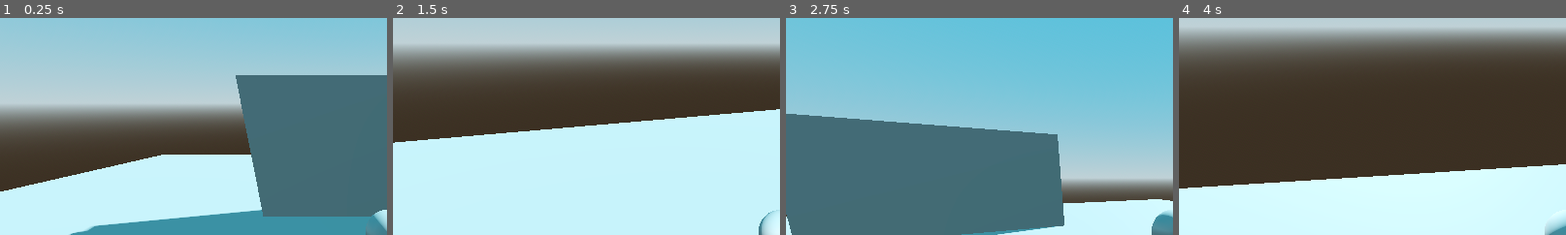
Above: before the commit, frames 1-4 (left to right).
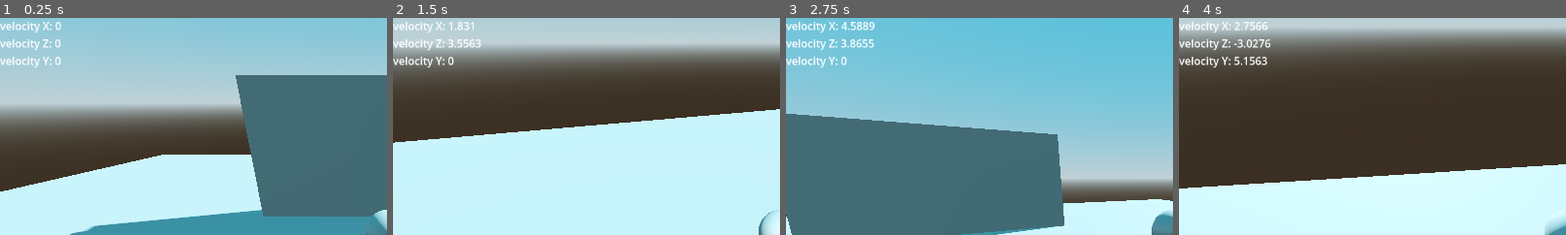
Above: after the commit, the same moments.

Repository: legacynical/ultimate-godot-intro-3d
Game: Godot game, scene res://scenes/levels/level.tscn
The game is run twice, just before and just after one commit, with the same random seed, the same clock (stepped at 60 frames per second) and the same inputs. The engine's default icon, where the game draws it, is replaced by a stand-in: a white triangle on a blue panel in a dark square.
Inputs (mouse positions are % of the whole screen's width and height, from its top left):
- Up to frame 1 (0.25 s): no input
- Up to frame 2 (1.5 s): tap Enter (ui_accept) at 0.5 s; move the mouse to (72, 45) at 0.52 s; hold D (right) 0.53-1.28 s; hold Ctrl (run) 0.53-1.28 s; tap Space (jump) at 0.77 s; move the mouse to (30, 55) at 1.27 s; hold S (backward) from 1.28 s (still down); tap Ctrl (run) at 1.35 s
- Up to frame 3 (2.75 s): tap Space (jump) at 1.52 s; move the mouse to (60, 28) at 2.02 s; release S (backward) at 2.03 s; hold D (right) from 2.03 s (still down); hold Ctrl (run) from 2.03 s (still down)
- Up to frame 4 (4 s): move the mouse to (45, 70) at 2.77 s; release D (right) at 2.78 s; release Ctrl (run) at 2.78 s; hold W (forward) 2.78-3.53 s; tap Ctrl (run) at 2.85 s; tap Space (jump) at 3.02, 3.77 s; move the mouse to (80, 65) at 3.52 s; hold A (left) from 3.53 s (still down); hold Ctrl (run) from 3.53 s (still down)
The pictures show only the part of the screen within x 0-50%, y 0-50%; the shares and areas given below are measured in that part.

The runs differ from the first frame. In frame 1, 0.8% of the frame differs, in the area x 0-16%, y 1-23%; in frame 2, 1.0%; in frame 3, 1.2%; in frame 4, 1.3%, in the area x 0-24%, y 1-24%.

Commit message:
add level debug label

Diff:
--- /dev/null
+++ b/scenes/levels/debug.gd
@@ -0,0 +1,11 @@
+extends Control
+
+@export var player: CharacterBody3D
+@export var player_speed: Label
+
+func _process(_delta):
+	player_speed.text = (
+		"velocity X: " + str(snapped(player.velocity.x, 0.0001)) + "\n" +
+		"velocity Z: " + str(snapped(player.velocity.z, 0.0001)) + "\n" +
+		"velocity Y: " + str(snapped(player.velocity.y, 0.0001))
+	)
--- a/scenes/levels/level.tscn
+++ b/scenes/levels/level.tscn
@@ -1,8 +1,9 @@
-[gd_scene load_steps=14 format=3 uid="uid://dnnftwfghbvdw"]
+[gd_scene load_steps=15 format=3 uid="uid://dnnftwfghbvdw"]
 
 [ext_resource type="PackedScene" uid="uid://cec7f6jwig13o" path="res://scenes/entities/player/player.tscn" id="1_e8qde"]
 [ext_resource type="Texture2D" uid="uid://pmtjsr8lh0iy" path="res://graphics/grid/Light/texture_06.png" id="1_yd6dp"]
 [ext_resource type="Texture2D" uid="uid://dpweq38ut7cfs" path="res://icon.svg" id="2_rwof7"]
+[ext_resource type="Script" path="res://scenes/levels/debug.gd" id="4_6e16t"]
 
 [sub_resource type="ProceduralSkyMaterial" id="ProceduralSkyMaterial_s8dhv"]
 sky_top_color = Color(0.254595, 0.615692, 0.753943, 1)
@@ -114,3 +115,17 @@
 mesh = SubResource("TorusMesh_2t3de")
 skeleton = NodePath("../..")
 script = SubResource("GDScript_ixpuh")
+
+[node name="Debug" type="Control" parent="." node_paths=PackedStringArray("player", "player_speed")]
+layout_mode = 3
+anchors_preset = 0
+offset_right = 40.0
+offset_bottom = 40.0
+script = ExtResource("4_6e16t")
+player = NodePath("../Entities/Player")
+player_speed = NodePath("PlayerSpeed")
+
+[node name="PlayerSpeed" type="Label" parent="Debug"]
+layout_mode = 0
+offset_right = 40.0
+offset_bottom = 23.0
